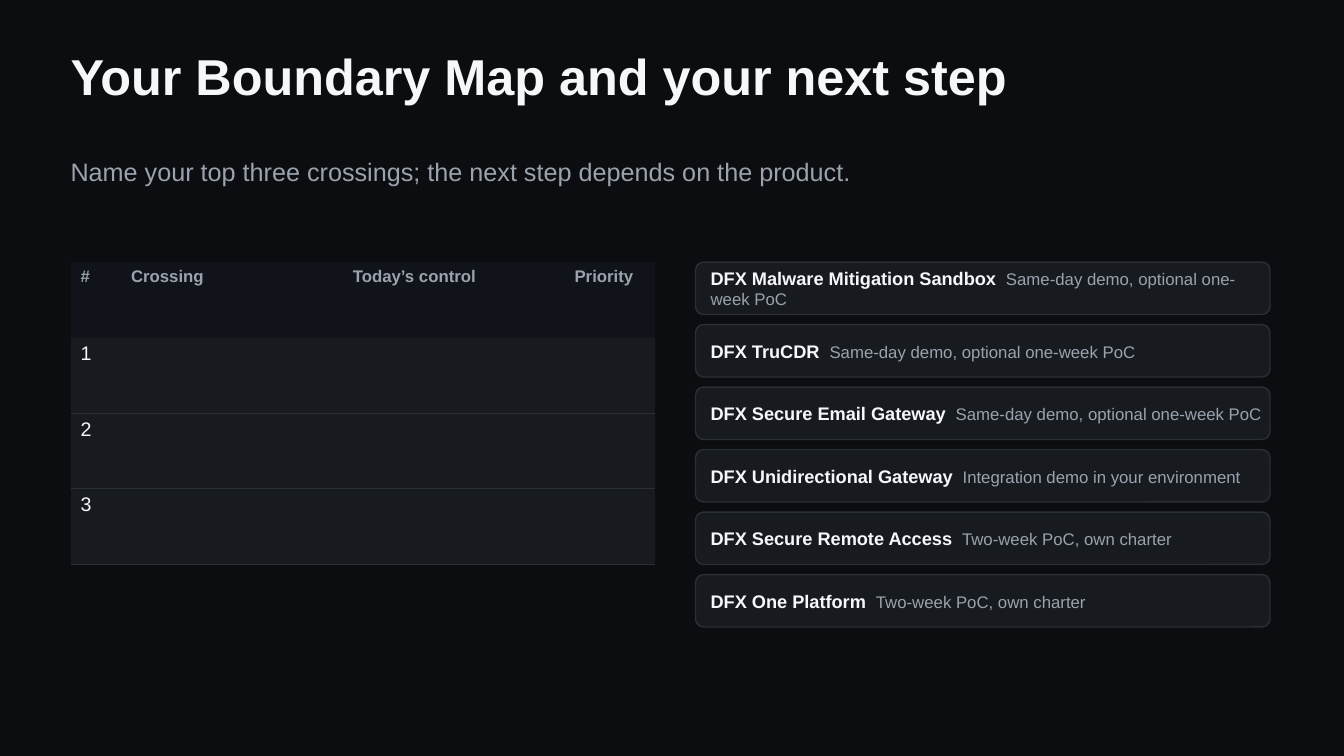
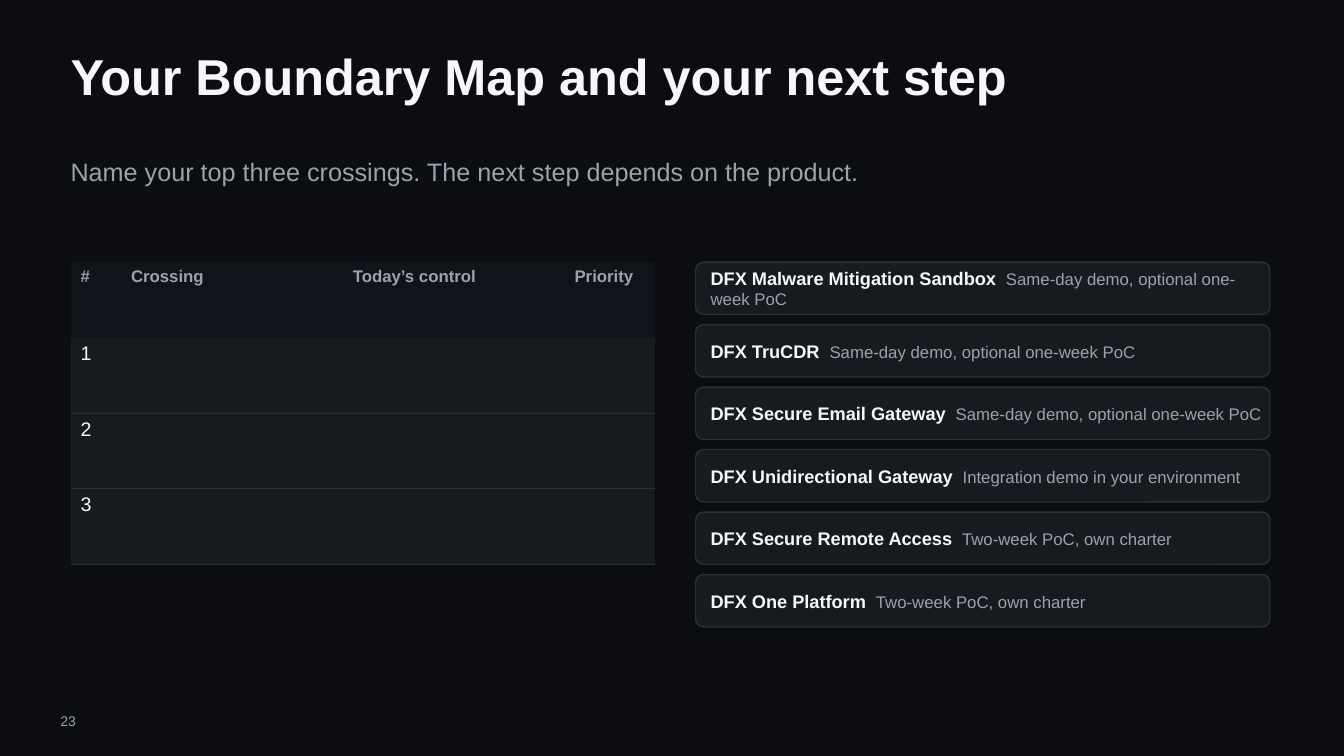
Before and after one commit to hybridus/DFX_Marketing, a slide deck: slide 23 of Projects/03_Presales_Master_Deck/pilot/DFX_Master_deck.pptx (slide 22 before the commit). Drawn at 1344x756 pixels with LibreOffice and Linux fonts; fonts in the diff are those of the drawing; background and template pictures are left out. Boxes give left, top, right and bottom in pixels: in the first picture for what was removed or moved away, otherwise in the second. Text is boxed around its words. In the diff, an @@ line names an element or a change of style, - is before the commit and + after.

```diff
--- a/Projects/03_Presales_Master_Deck/pilot/DFX_Master_deck.pptx
+++ b/Projects/03_Presales_Master_Deck/pilot/DFX_Master_deck.pptx
@@ text at [71, 163, 858, 186]: text changed @@
-Name your top three crossings; the next step depends on the product.
+Name your top three crossings. The next step depends on the product.
@@ page number added at [60, 716, 76, 726], 10 pt, text #9AA3AD @@
+23
```
Also in this commit, not shown: 20 other slides changed, 2 slides added, 1 slide removed, 11 other files.
